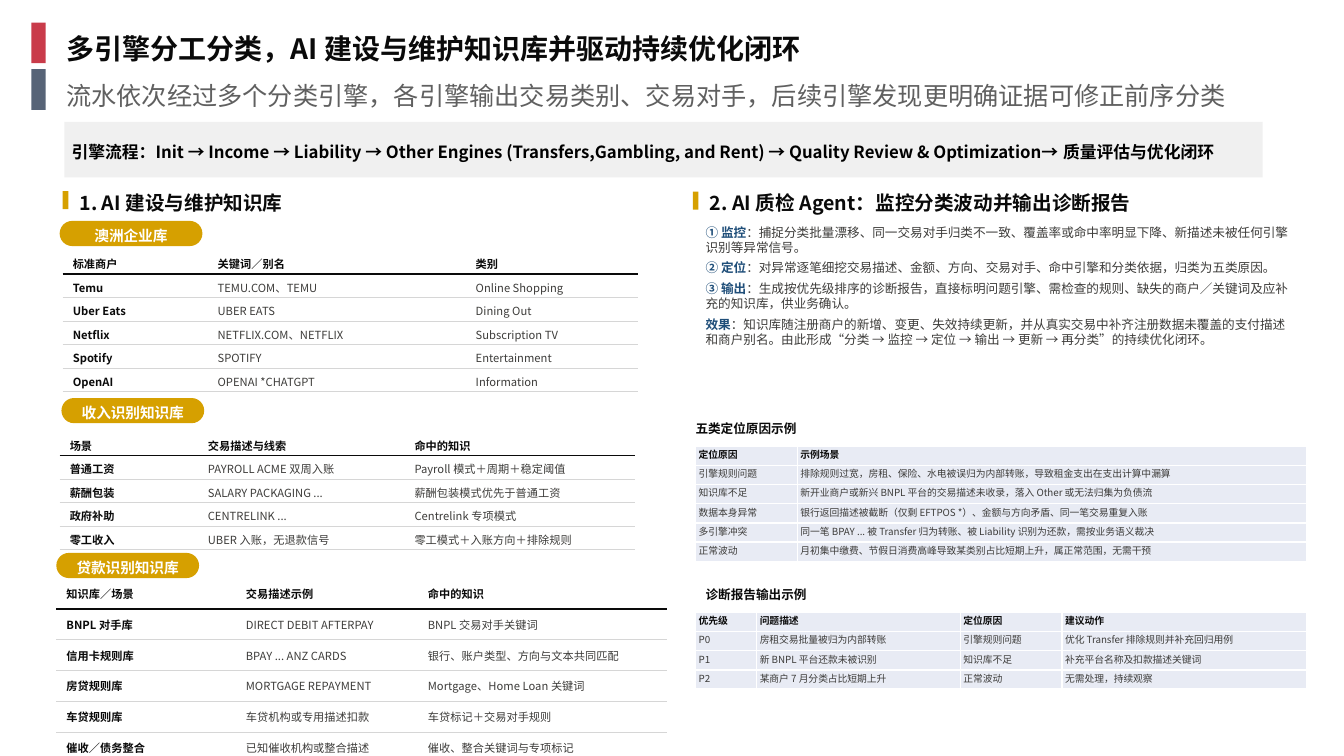
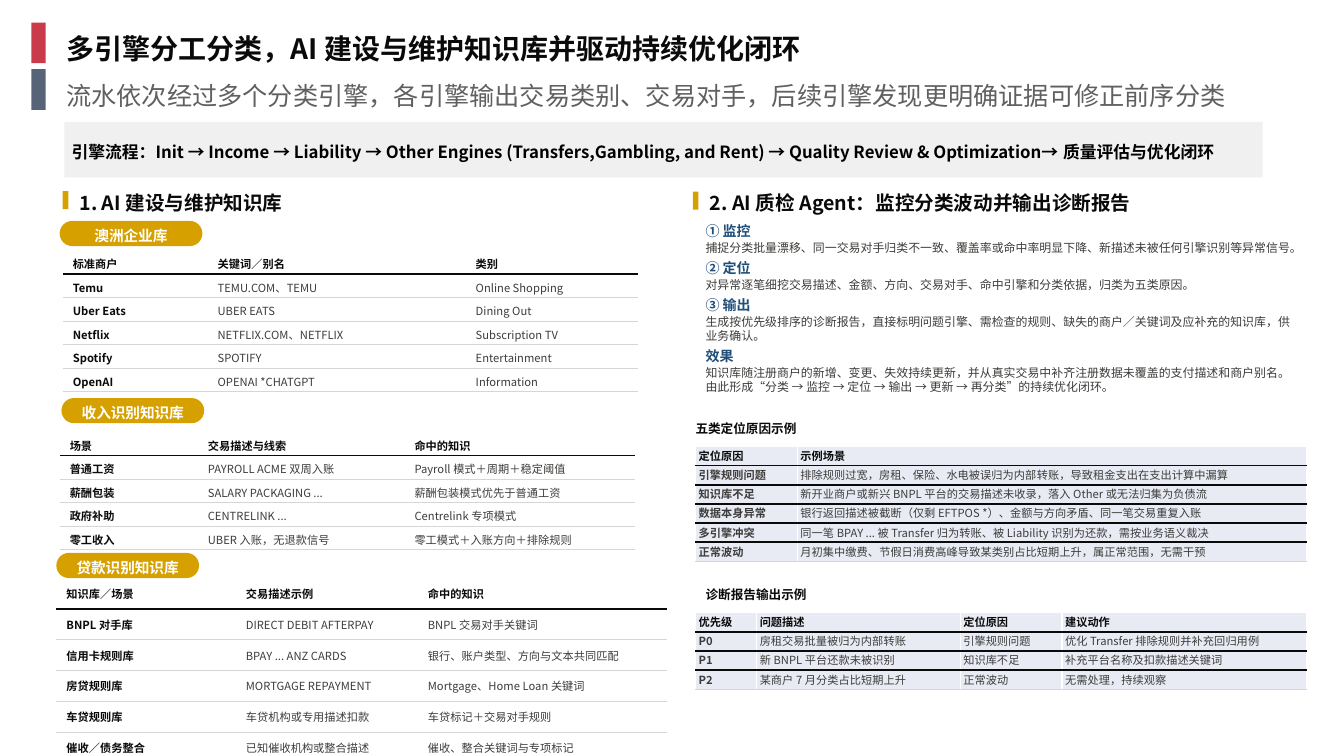
Before and after one commit to EliamZhang/AI-report-materials---August-13th, a slide deck: slide 3 of 银行流水分享_V1.7.pptx. Drawn at 1344x756 pixels with LibreOffice and Linux fonts; fonts in the diff are those of the drawing; background and template pictures are left out. Boxes give left, top, right and bottom in pixels: in the first picture for what was removed or moved away, otherwise in the second. Text is boxed around its words. In the diff, an @@ line names an element or a change of style, - is before the commit and + after.

```diff
--- a/银行流水分享_V1.7.pptx
+++ b/银行流水分享_V1.7.pptx
@@ text at [706, 224, 1302, 392]: text changed; size 9 to 8.5 pt @@
-① 监控：捕捉分类批量漂移、同一交易对手归类不一致、覆盖率或命中率明显下降、新描述未被任何引擎识别等异常信号。
-② 定位：对异常逐笔细挖交易描述、金额、方向、交易对手、命中引擎和分类依据，归类为五类原因。
-③ 输出：生成按优先级排序的诊断报告，直接标明问题引擎、需检查的规则、缺失的商户／关键词及应补充的知识库，供业务确认。
-效果：知识库随注册商户的新增、变更、失效持续更新，并从真实交易中补齐注册数据未覆盖的支付描述和商户别名。由此形成“分类 → 监控 → 定位 → 输出 → 更新 → 再分类”的持续优化闭环。
+① 监控
+捕捉分类批量漂移、同一交易对手归类不一致、覆盖率或命中率明显下降、新描述未被任何引擎识别等异常信号。
+② 定位
+对异常逐笔细挖交易描述、金额、方向、交易对手、命中引擎和分类依据，归类为五类原因。
+③ 输出
+生成按优先级排序的诊断报告，直接标明问题引擎、需检查的规则、缺失的商户／关键词及应补充的知识库，供业务确认。
+效果
+知识库随注册商户的新增、变更、失效持续更新，并从真实交易中补齐注册数据未覆盖的支付描述和商户别名。由此形成“分类 → 监控 → 定位 → 输出 → 更新 → 再分类”的持续优化闭环。
@@ table at [696, 447, 1307, 562] @@
@@ size 7 to 8 pt @@
@@ bold on in "引擎规则问题", "知识库不足", "数据本身异常", "多引擎冲突" and 1 more places @@
@@ borders changed @@
@@ table at [696, 613, 1307, 690] @@
@@ size 7 to 8 pt @@
@@ bold on in "P0", "P1", "P2" @@
@@ borders changed @@
```
Also in this commit, not shown: 20 other files.
